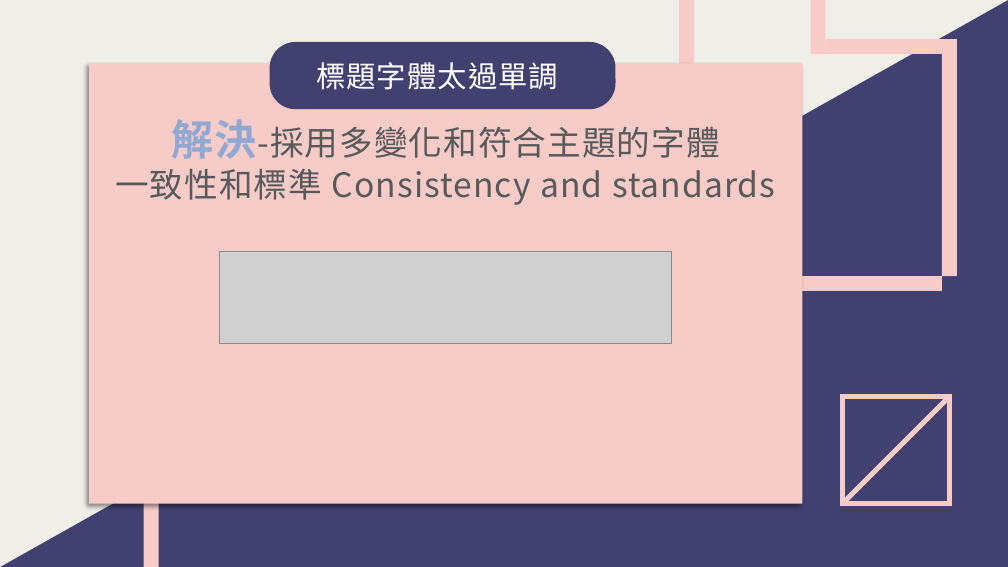
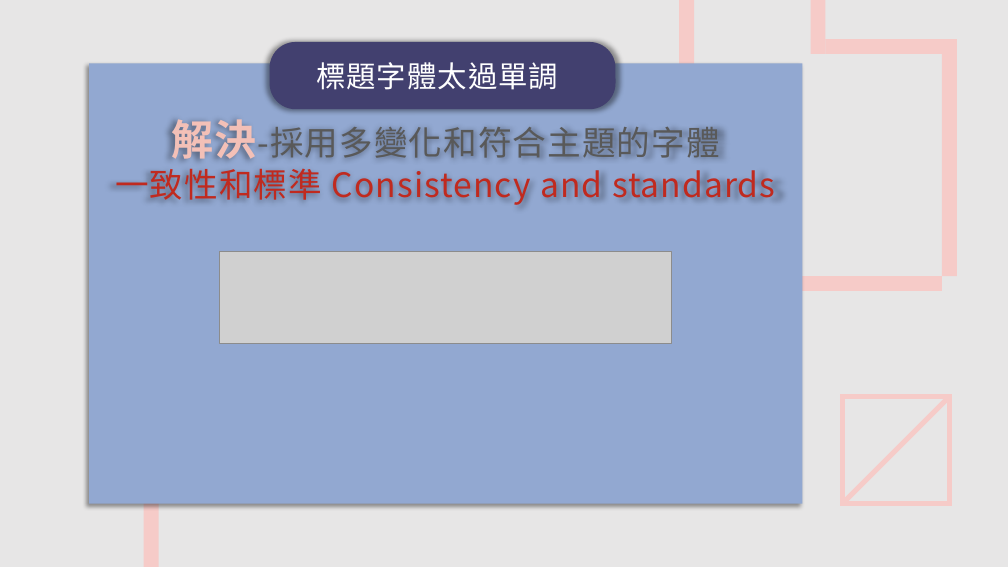
Before and after one commit to leonasdev/WebMidProject, a slide deck: slide 19 of 期末報告企畫書.pptx. Drawn at 1008x567 pixels with LibreOffice and Linux fonts; fonts in the diff are those of the drawing; grey boxes stand for pictures. Boxes give left, top, right and bottom in pixels: in the first picture for what was removed or moved away, otherwise in the second. Text is boxed around its words. In the diff, an @@ line names an element or a change of style, - is before the commit and + after.

```diff
--- a/期末報告企畫書.pptx
+++ b/期末報告企畫書.pptx
@@ background #42406F to #E7E6E6 @@
@@ right triangle removed at box(0, 0, 1008, 567) @@
@@ rounded rectangle at box(270, 42, 616, 109): shadow on @@
@@ rectangle at box(89, 64, 803, 504): fill #F6CBC8 to #92A8D1 @@
@@ text "解決-採用多變化和符合主題的字體" at box(115, 119, 775, 205): text colour #92A8D1 to #F3C0B7 in "解決-採用多變化和符合主題的字體"; text colour #595959 to #C02A1F in "一致性和標準 Consistency and standards" @@
@@ rectangle at box(660, 149, 732, 567): fill #42406F to #E7E6E6 @@
```
Also in this commit, not shown: 17 other slides changed.
